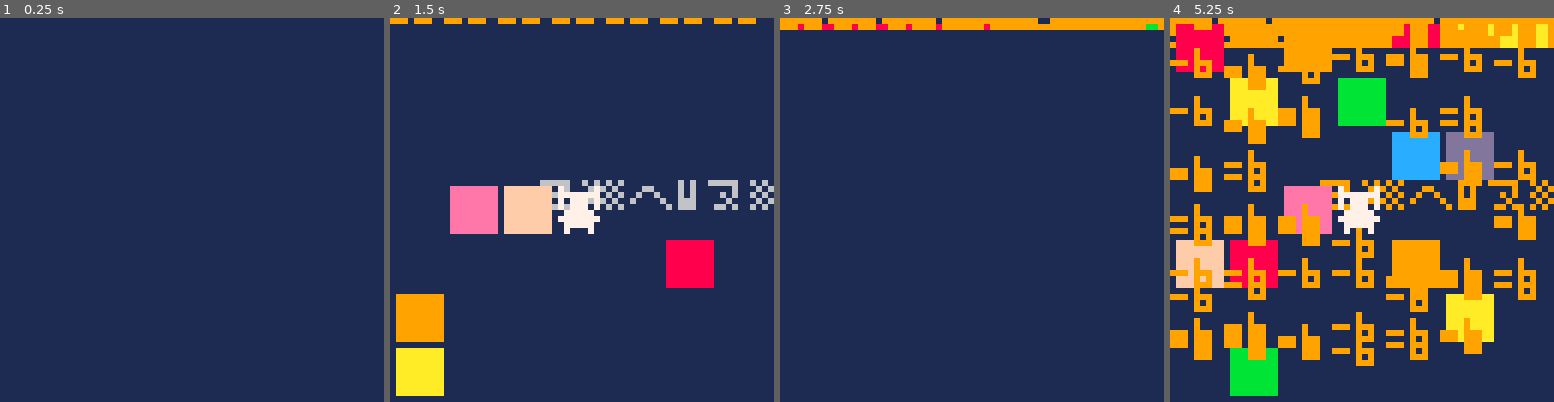
Above: before the commit, frames 1-4 (left to right).
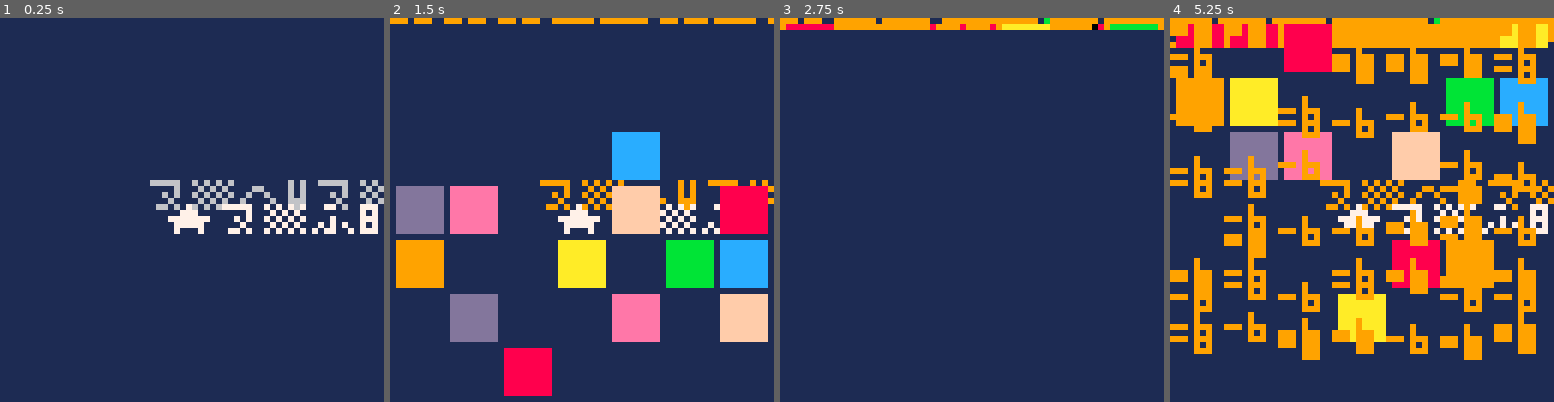
Above: after the commit, the same moments.

Repository: pancelor/bubble-cat
Game: PICO-8 cartridge min.p8
Same seed, same stepped clock (60 frames per second), same inputs: the game is played once before the commit and once after it.
Inputs:
- Up to frame 1 (0.25 s): no input
- Up to frame 2 (1.5 s): tap X (X key) at 0.33, 1.07 s; tap O (Z key) at 0.7 s
- Up to frame 3 (2.75 s): hold Right 1.6-2.1 s; tap O (Z key) at 1.7, 2.1, 2.5 s; tap X (X key) at 1.85 s; hold Up 2.15-2.42 s; hold Right from 2.47 s (still down)
- Up to frame 4 (5.25 s): tap O (Z key) every 0.4 s from 2.9 to 4.9 s; tap X (X key) at 2.97, 4.08, 5.2 s; release Right at 3.03 s; hold Left 3.08-3.58 s; hold Down 3.63-3.97 s; hold Right 4.02-4.68 s; hold Up 4.73-5.03 s; hold Left from 5.08 s (still down)

The runs differ from the first frame. In frame 1, 3.3% of the frame differs, in the area x 39-100%, y 42-57%; in frame 2, 25%; in frame 3, 0.9%; in frame 4, 38%, in the area x 0-100%, y 0-99%.

Commit message:
simple stuff; 827

Diff:
--- a/min.lua
+++ b/min.lua
@@ -1,10 +1,8 @@
-poke(13-😐,3)
-sc=0sz=0fl={}rf=rectfill
-::g::
-bln=0px=3py=3
+poke(13-😐,3)sc=0sz=0fl={}rf=rectfill
+::g::bln=0px=3py=3
 function fa(x,y,n)sz+=n add(fl,{x,y,y-7,n})end
-for i=0,48 do
- x,y=i%7,i\7if(rnd()<.25and i~=24)poke(bln,x,y)bln+=2
+for i=0,48do
+x,y=i%7,i\7if(rnd()<.25and i~=24)poke(bln,x,y)bln+=2
 end
 ::_::
 ?"⁶1⁶c5"
@@ -13,31 +11,27 @@
 if(sz~=sc)sc+=d d+=5
 ?"⁶w⁶t"..sc,24,27,5+d
 
-b=btnp()
+b=btnp()ox=px oy=py
 if(b\16>0)b=-1
 if(b>0)fcn=b*.5938&.75
 if(fcn and not fc)fc,fcn=fcn
-if fc then
- ox=px oy=py
- px+=cos(fc)py+=sin(fc)if(abs(px-3)>3 or abs(py-3)>3)px,py,fc=ox,oy
+if(fc)px+=cos(fc)py+=sin(fc)
+if(abs(px-3)>3 or abs(py-3)>3)px,py,fc=ox,oy
+?"★⁵8d🐱",px*9+1,py*9+4,7
+
+for i=bln-2,0,-2do
+y=@(i+1)u=@i*9v=y*9
+if(rnd()<.01)fillp(rnd()<<16)
+rf(1+u,1+v,u+8,v+8,i/2|8)fillp()
+if @i==px and y==py then
+ px,py,fc=ox,oy
+ bln-=2poke2(i,%bln)fa(u,v,"+1")?"⁷i6v1d1"
 end
-?"★\+8d🐱",px*9+1,py*9+4,7
-
-for i=bln-2,0,-2 do
- y=@(i+1)u=@i*9v=y*9
- if(rnd()<.01)fillp(rnd()<<16)
- rf(1+u,1+v,u+8,v+8,i/2|8)fillp()
- if @i==px and y==py then
-  px,py,fc=ox,oy
-  bln-=2poke2(i,%bln)fa(u,v,"+1")?"⁷i6v1d1"
- end
- if(b<0)fa(u,v,"-6")
+if(b<0)fa(u,v,"-6")
 end
 for f in all(fl)do
- x,y,z,n=unpack(f)d=y-z
- ?n,x,y,ord(n)^♥
- f[2]-=d>>3
- del(fl,d<1and f)
+ x,y,z,n=unpack(f)d=y-z?n,x,y,ord(n)^♥
+ f[2]-=d>>3del(fl,d<1and f)
 end
 if(bln==0)b=-1fa(24,24,"+10")?"⁷ceg4⁶4"
 if(b==-1)goto g
Not shown, changed: notes.txt
